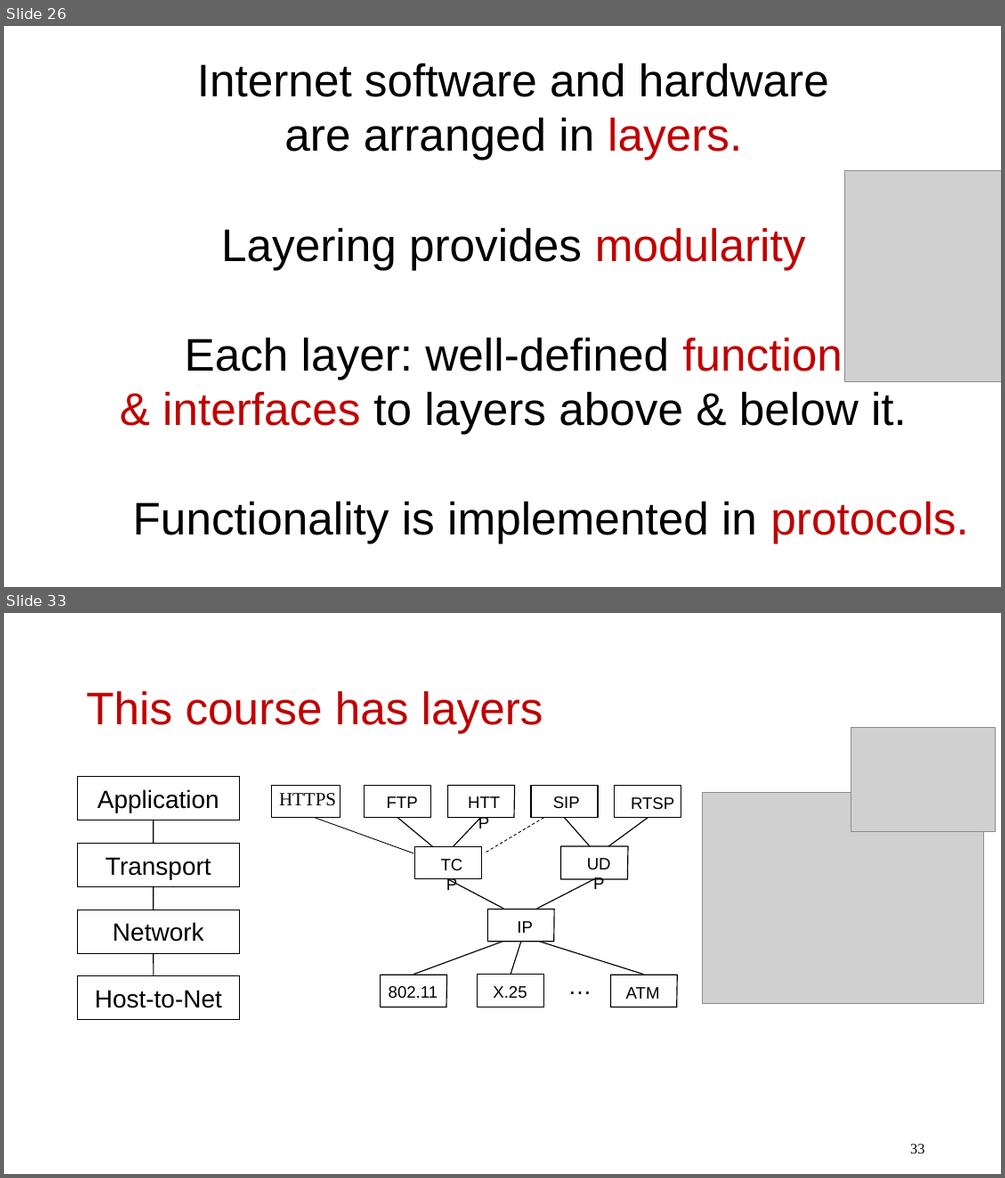
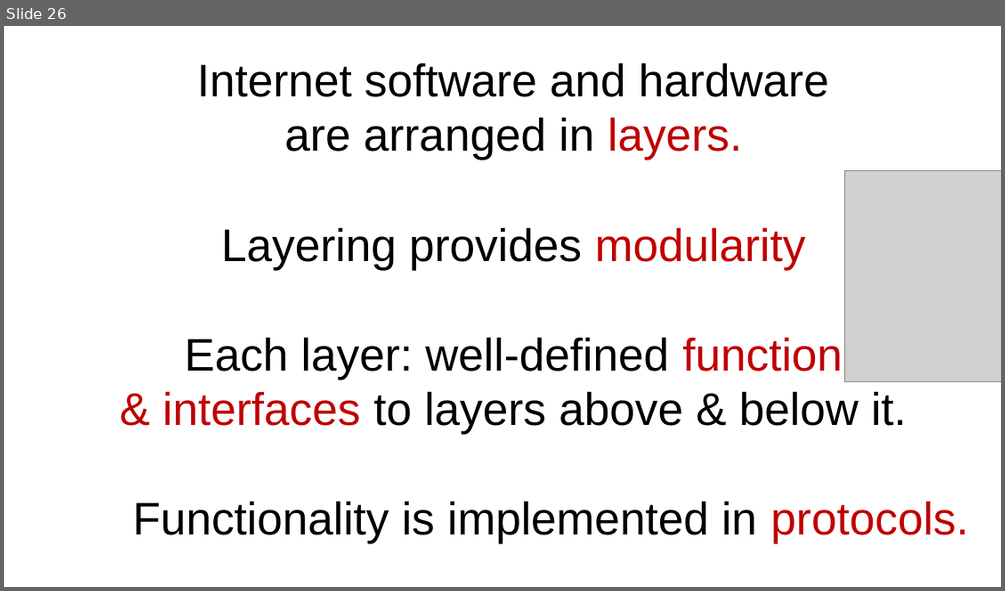
Before and after one commit to ngsrinivas/coursegen, a slide deck: ex/352-F24/staging/352-F24/lectures/02-switching-layering-measurement.pptx. Shown one above the other, each under a label of ours: slides 26 and 33 before the commit, slide 26 after it; the slides between them are not shown. The pictures are 1005x1178 and 1005x591 pixels, drawn with LibreOffice and Linux fonts; fonts in the diff are those of the drawing; grey boxes stand for pictures. Boxes give left, top, right and bottom in pixels: in the first picture for what was removed or moved away, otherwise in the second. Text is boxed around its words. In the diff, an @@ line names an element or a change of style, - is before the commit and + after.

Commit message:
Add lecture 3 measurement and app layer

```diff
--- a/ex/352-F24/staging/352-F24/lectures/02-switching-layering-measurement.pptx
+++ b/ex/352-F24/staging/352-F24/lectures/02-switching-layering-measurement.pptx
@@ slide 33 removed at (4,613,1001,1174), background #FFFFFF @@
@@ title removed at (86,690,543,733) @@
-This course has layers
@@ picture removed at (851,728,995,832) @@
@@ rectangle removed at (77,777,240,820) @@
-Application
@@ picture removed at (703,793,984,1004) @@
@@ line removed from (154, 815) to (154, 984) @@
@@ group removed at (272,785,681,1007): 12 texts, 11 lines, 10 freeform shapes, 1 rectangle @@
-…
-FTP
-HTTP
-SIP
-RTSP
-TCP
-UDP
-IP
-802.11
-X.25
-ATM
-HTTPS
@@ rectangle removed at (77,844,240,887) @@
-Transport
@@ rectangle removed at (77,910,240,953) @@
-Network
@@ rectangle removed at (77,976,240,1020) @@
-Host-to-Net
@@ page number removed at (910,1143,924,1153) @@
-33
```
Also in this commit, not shown: 13 other slides removed, 4 other files.
